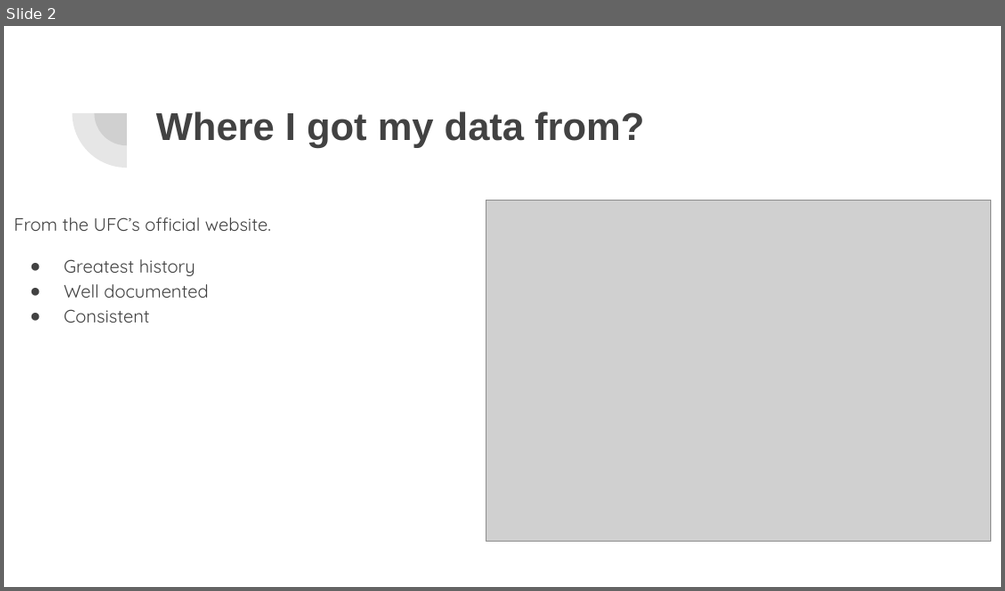
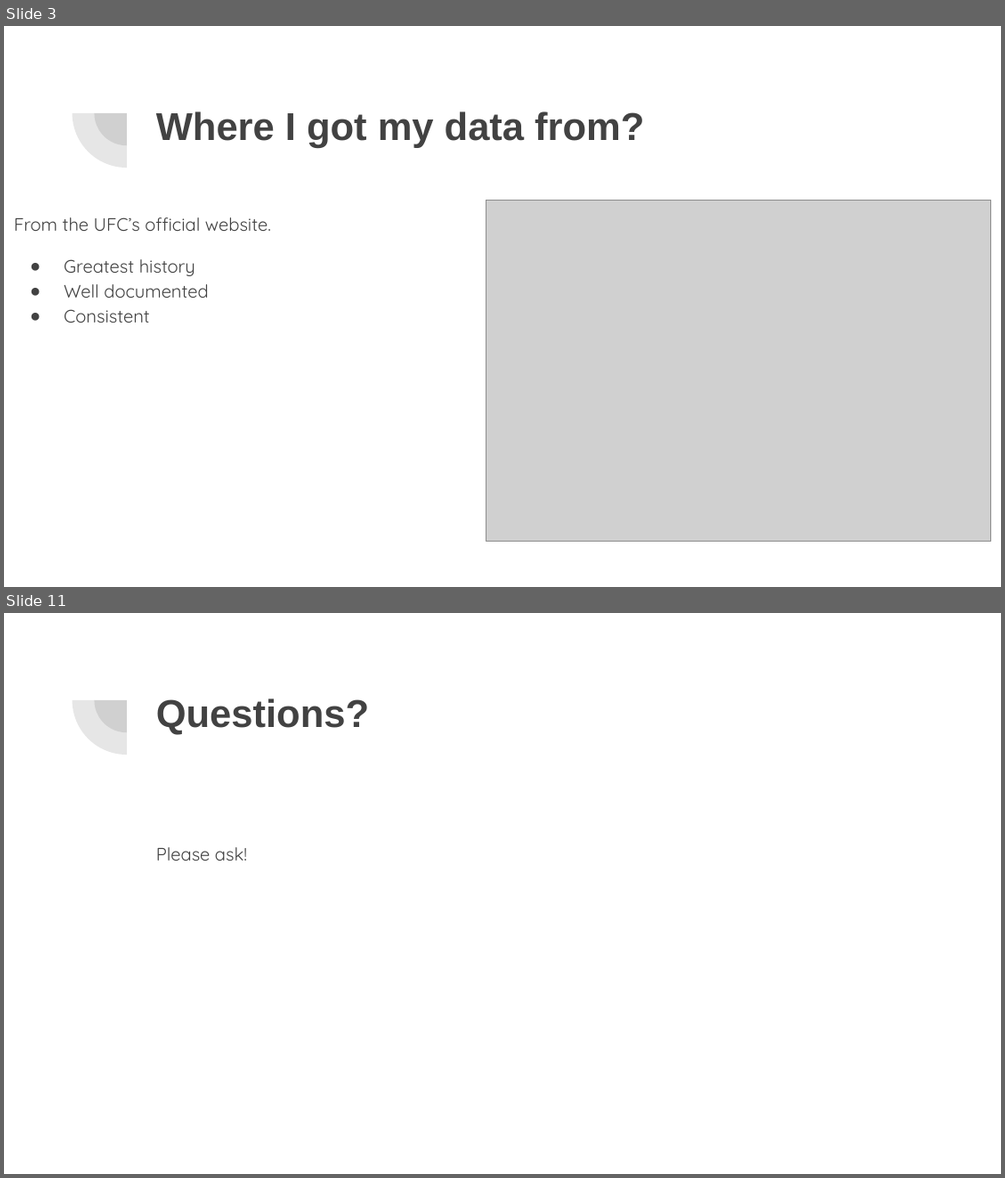
Before and after one commit to MIGUEL-LO/project_1_web_scrapping, a slide deck: Data Pipeline for MMA.pptx. Shown one above the other, each under a label of ours: slide 2 before the commit, slides 3 and 11 after it; the slides between them are not shown. The pictures are 1005x591 and 1005x1178 pixels, drawn with LibreOffice and Linux fonts; fonts in the diff are those of the drawing; grey boxes stand for pictures. Boxes give left, top, right and bottom in pixels: in the first picture for what was removed or moved away, otherwise in the second. Text is boxed around its words. In the diff, an @@ line names an element or a change of style, - is before the commit and + after.

```diff
--- a/Data Pipeline for MMA.pptx
+++ b/Data Pipeline for MMA.pptx
@@ slide 11 added at [4,613,1001,1174], background #FFFFFF; not listed: 2 template elements that a slide beside it also shows @@
@@ title added at [156,698,369,735], 28 pt, text #424242, bold @@
+Questions?
@@ text added at [156,847,247,860], 13 pt, text #424242 @@
+Please ask!
@@ what was slide 2 is now slide 3 @@
```
Also in this commit, not shown: 7 slides changed, 2 other slides added.
